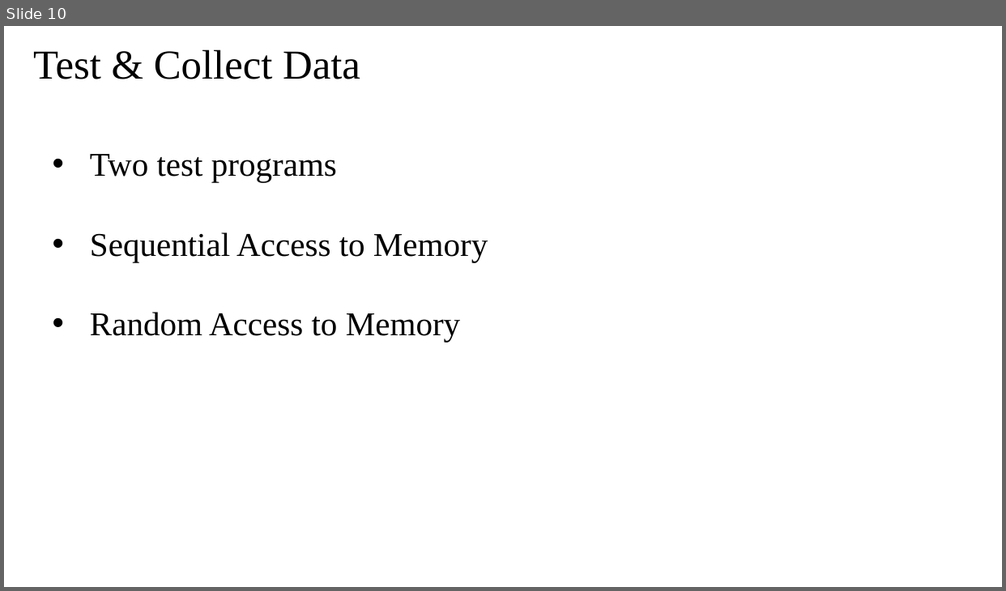
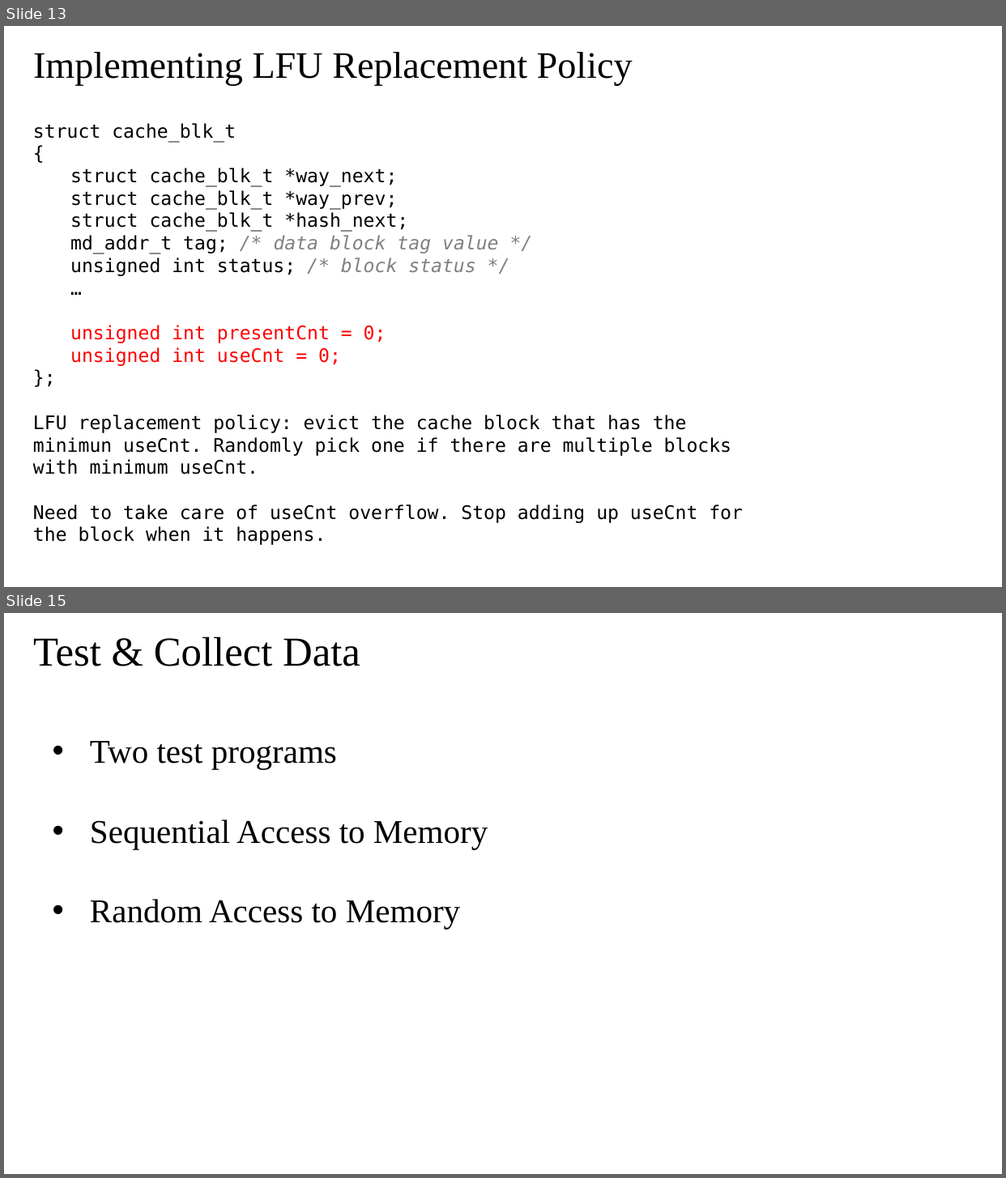
Before and after one commit to ZhijiaCHEN/CA-project, a slide deck: Honghao_Gan&Zhijia_Chen_CIS_5642_Project.pptx. Shown one above the other, each under a label of ours: slide 10 before the commit, slides 13 and 15 after it; the slides between them are not shown. The pictures are 1006x591 and 1006x1178 pixels, drawn with LibreOffice and Linux fonts; fonts in the diff are those of the drawing; background and template pictures are left out. Boxes give left, top, right and bottom in pixels: in the first picture for what was removed or moved away, otherwise in the second. Text is boxed around its words. In the diff, an @@ line names an element or a change of style, - is before the commit and + after.

```diff
--- a/Honghao_Gan&Zhijia_Chen_CIS_5642_Project.pptx
+++ b/Honghao_Gan&Zhijia_Chen_CIS_5642_Project.pptx
@@ slide 13 added at (x1=4, y1=26, x2=1002, y2=587), background picture (left out) @@
@@ title added at (x1=33, y1=52, x2=633, y2=85), 36 pt, text #000000 @@
+Implementing LFU Replacement Policy
@@ text added at (x1=33, y1=123, x2=743, y2=545), 18 pt, text #000000 @@
+struct cache_blk_t
+{
+  struct cache_blk_t *way_next;
+  struct cache_blk_t *way_prev;
+  struct cache_blk_t *hash_next;
+  md_addr_t tag; /* data block tag value */
+  unsigned int status; /* block status */
+  …
+  unsigned int presentCnt = 0;
+  unsigned int useCnt = 0;
+};
+LFU replacement policy: evict the cache block that has the minimun useCnt. Randomly pick one if there are multiple blocks with minimum useCnt.
+Need to take care of useCnt overflow. Stop adding up useCnt for the block when it happens.
@@ what was slide 10 is now slide 15 @@
```
Also in this commit, not shown: 1 slide changed, 4 other slides added.
